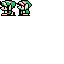
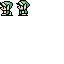
Layered file, before and after one edit (64px x 64px). Changes by layer:
painted on "Layer 2" over [20, 0, 32, 16]
painted on "Layer 1" over [0, 0, 16, 16]
